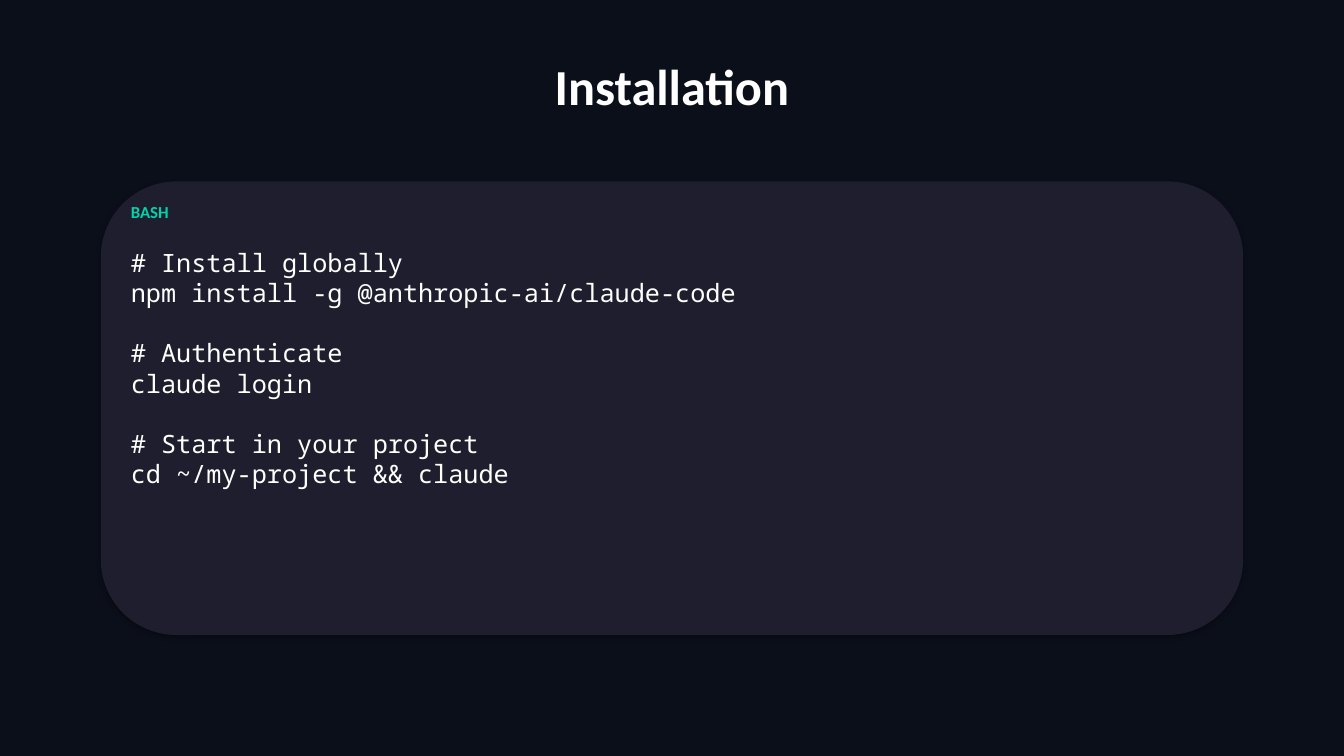
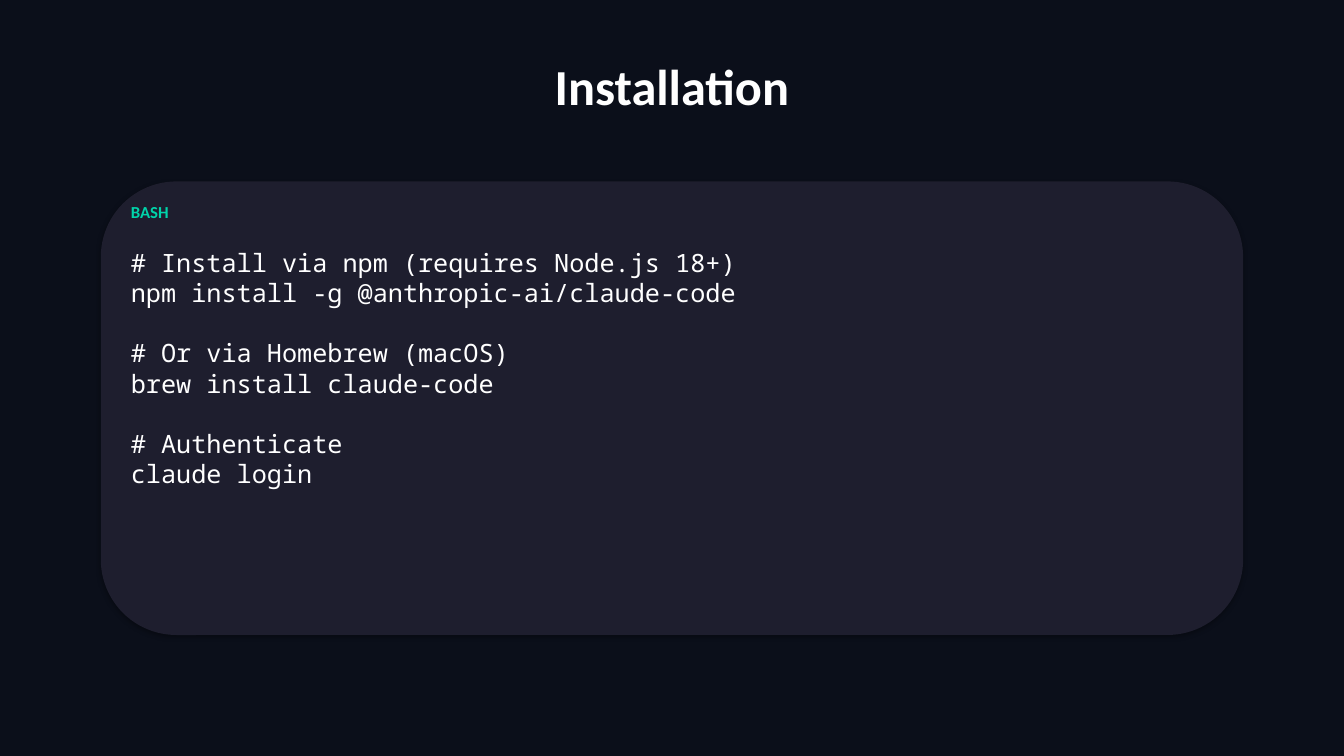
Before and after one commit to scottrhay/AIA-ClaudeCopilot, a slide deck: slide 18 of slides/T1_Claude_Enterprise_Code.pptx (slide 20 before the commit). Drawn at 1344x756 pixels with LibreOffice and Linux fonts; fonts in the diff are those of the drawing. Boxes give left, top, right and bottom in pixels: in the first picture for what was removed or moved away, otherwise in the second. Text is boxed around its words. In the diff, an @@ line names an element or a change of style, - is before the commit and + after.

```diff
--- a/slides/T1_Claude_Enterprise_Code.pptx
+++ b/slides/T1_Claude_Enterprise_Code.pptx
@@ text at box(131, 253, 736, 489): text changed @@
-# Install globally
-npm install -g @anthropic-ai/claude-code
-# Authenticate
-claude login
-# Start in your project
-cd ~/my-project && claude
+# Install via npm (requires Node.js 18+)
+npm install -g @anthropic-ai/claude-code
+# Or via Homebrew (macOS)
+brew install claude-code
+# Authenticate
+claude login
```
Also in this commit, not shown: 3 other slides changed, 30 slides added, 37 slides removed, 50 other files.
